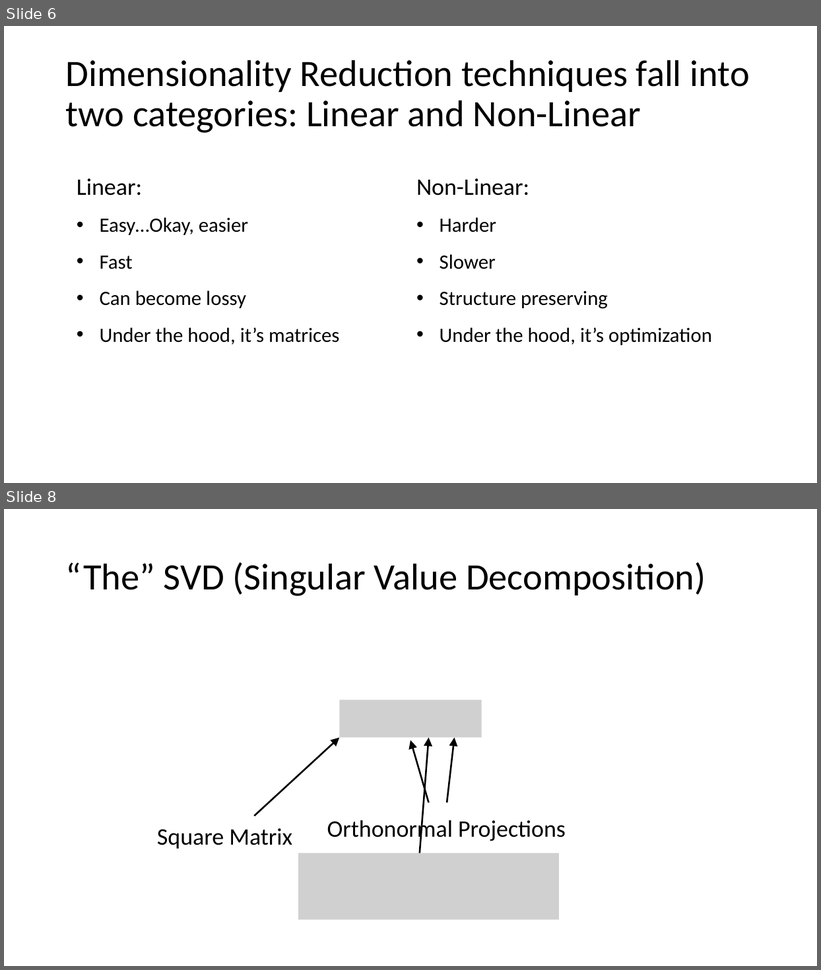
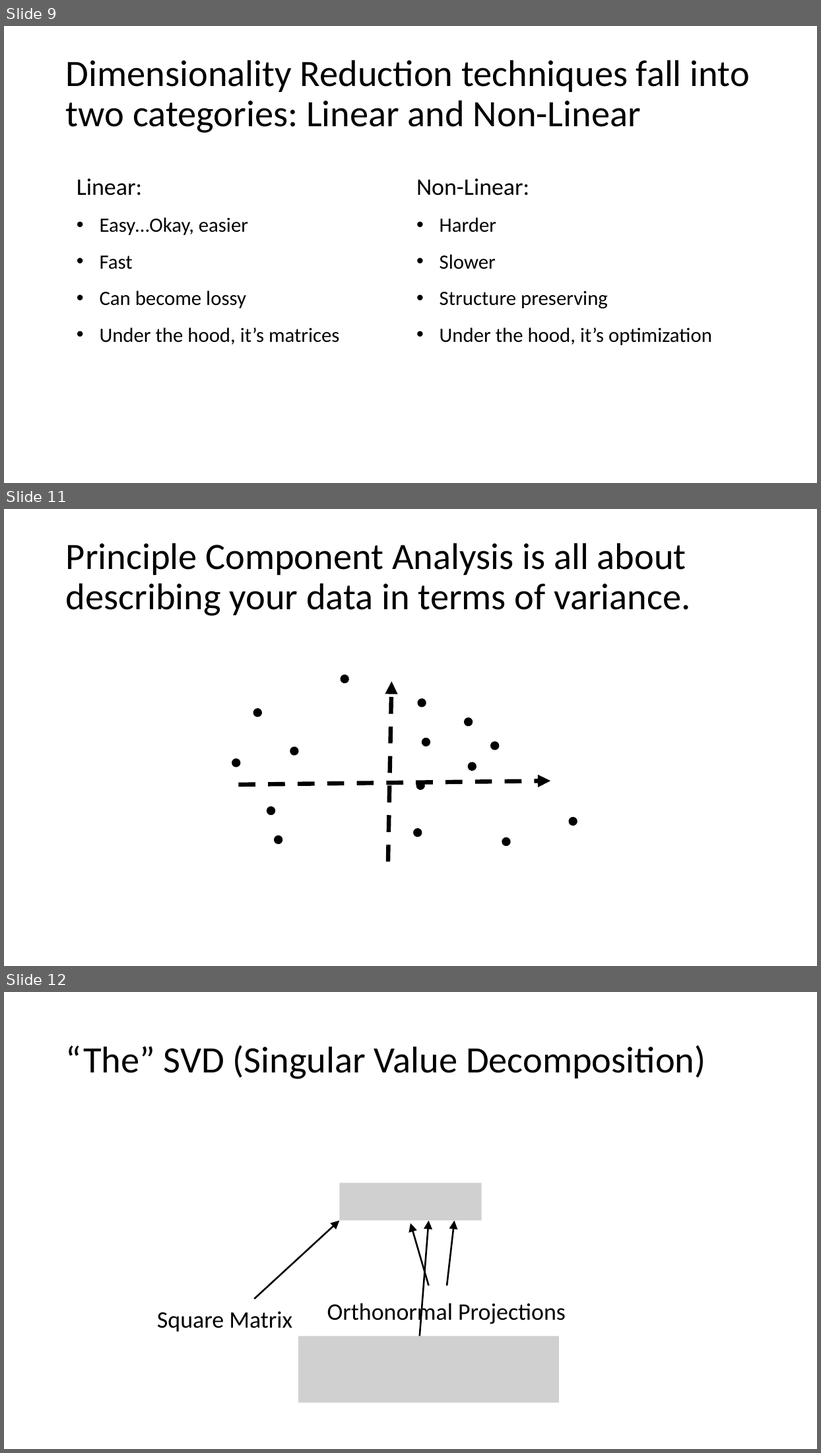
Before and after one commit to AnabelSMRuggiero/Dimensionality-Reduction-Tutorial, a slide deck: Presentation/Dimensionality-Reduction.pptm. Shown one above the other, each under a label of ours: slides 6 and 8 before the commit, slides 9, 11 and 12 after it; the slides between them are not shown. The pictures are 821x970 and 821x1453 pixels, drawn with LibreOffice and Linux fonts; fonts in the diff are those of the drawing; grey boxes stand for pictures. Boxes give left, top, right and bottom in pixels: in the first picture for what was removed or moved away, otherwise in the second. Text is boxed around its words. In the diff, an @@ line names an element or a change of style, - is before the commit and + after.

```diff
--- a/Presentation/Dimensionality-Reduction.pptm
+++ b/Presentation/Dimensionality-Reduction.pptm
@@ slide 11 added at bbox=[4, 509, 817, 966], background #FFFFFF @@
@@ title added at bbox=[66, 543, 690, 616], 44 pt, text #000000 @@
+Principle Component Analysis is all about describing your data in terms of variance.
@@ group added at bbox=[230, 673, 579, 862]: 15 ellipses, 2 arrows @@
@@ what was slide 6 is now slide 9 @@
@@ what was slide 8 is now slide 12 @@
```
Also in this commit, not shown: 4 slides changed, 8 other slides added, 3 other files.
